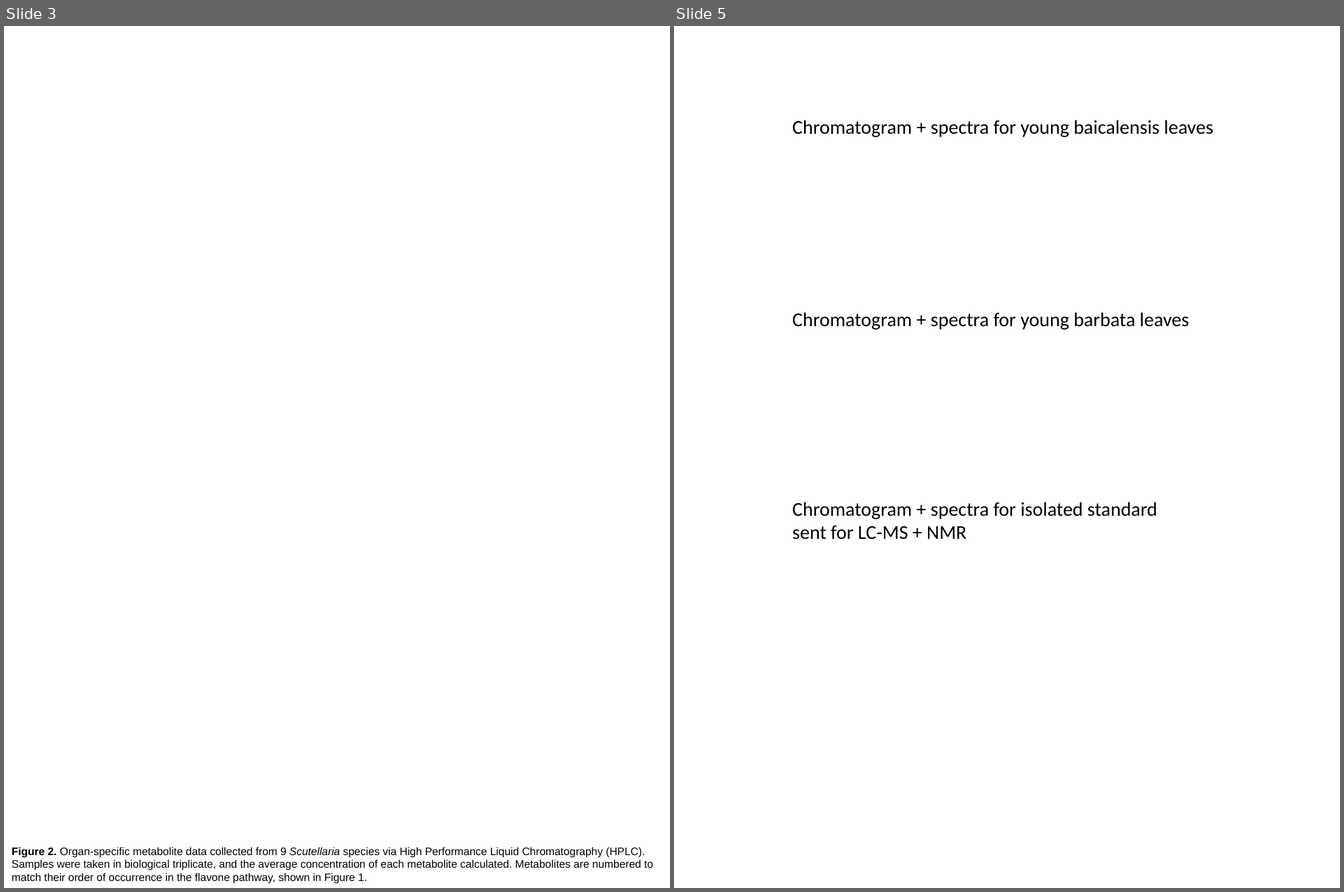
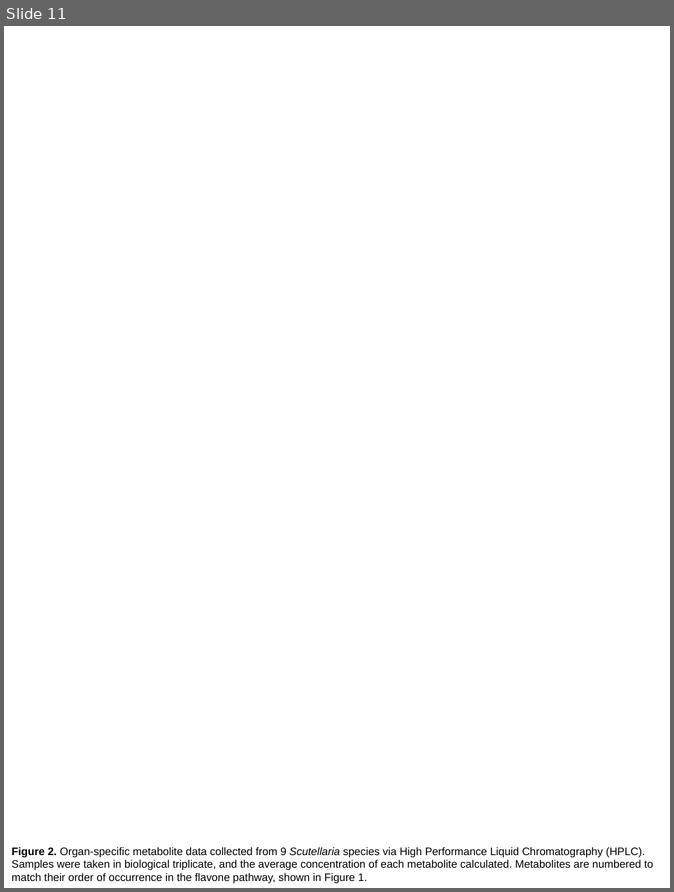
Before and after one commit to bryceaskey/scutellariaMetabolites, a slide deck: figures/manuscript/isoscutellarin/figure_legend.pptx. Shown side by side, each under a label of ours: slides 3 and 5 before the commit, slide 11 after it; the slides between them are not shown. The pictures are 1344x892 and 674x892 pixels, drawn with LibreOffice and Linux fonts; fonts in the diff are those of the drawing; background and template pictures are left out. Boxes give left, top, right and bottom in pixels: in the first picture for what was removed or moved away, otherwise in the second. Text is boxed around its words. In the diff, an @@ line names an element or a change of style, - is before the commit and + after.

```diff
--- a/figures/manuscript/isoscutellarin/figure_legend.pptx
+++ b/figures/manuscript/isoscutellarin/figure_legend.pptx
@@ slide 5 removed at box(674, 26, 1340, 888), background #FFFFFF @@
@@ text removed at box(792, 120, 1214, 137) @@
-Chromatogram + spectra for young baicalensis leaves
@@ text removed at box(792, 312, 1190, 330) @@
-Chromatogram + spectra for young barbata leaves
@@ text removed at box(792, 502, 1158, 540) @@
-Chromatogram + spectra for isolated standard sent for LC-MS + NMR
@@ what was slide 3 is now slide 11 @@
```
Also in this commit, not shown: 1 slide changed, 13 slides added, 2 other slides removed.
